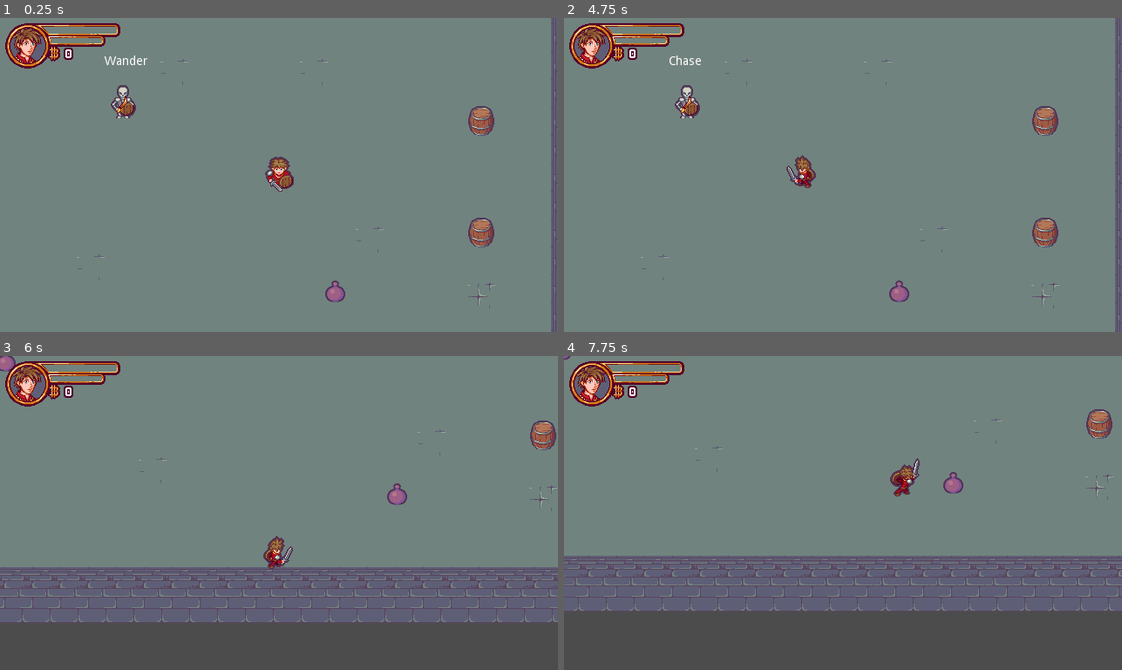
Above: before the commit, frames 1-4 (two rows, left to right).
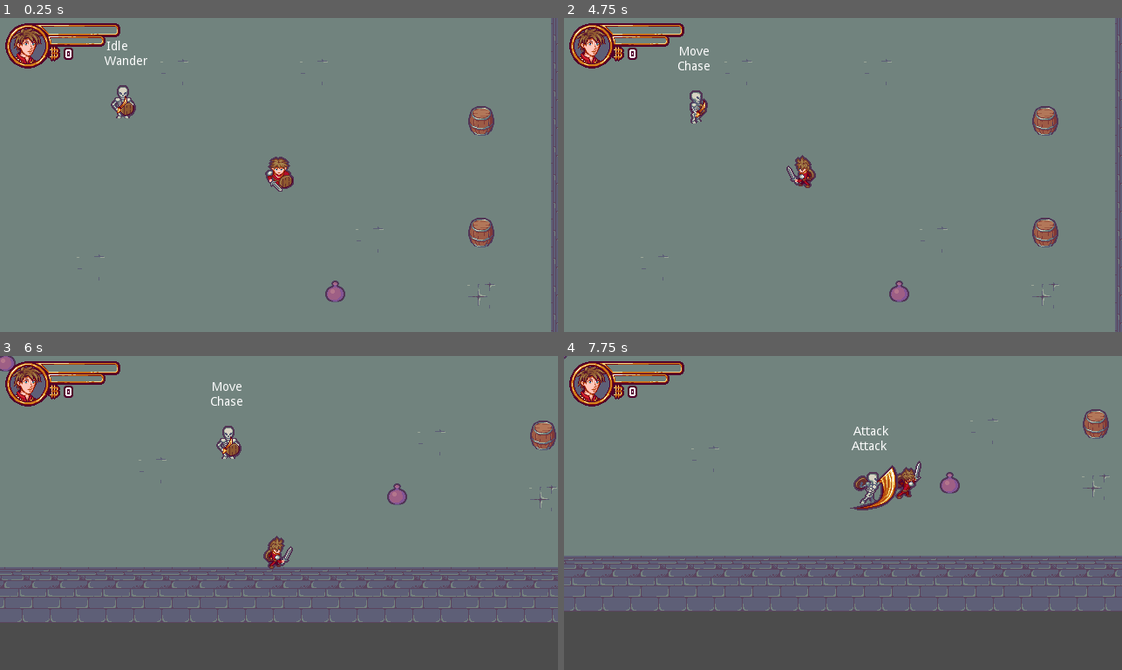
Above: after the commit, the same moments.

Repository: EvilYep/godot-rogue-like-tutorial
Game: Godot game, scene res://Scenes/Levels/Level.tscn
Same seed, same stepped clock (60 frames per second), same inputs: the game is played once before the commit and once after it. Sound files missing from this copy of the repository are replaced by a short silence.
Inputs:
- Up to frame 1 (0.25 s): no input
- Up to frame 2 (4.75 s): tap Enter (ui_accept) at 0.5, 0.77, 1.25, 1.52, 2, 2.75, 3.02, 3.5, 3.77, 4.25, 4.52 s; hold Right (ui_right) 0.53-1.28 s; hold Down (ui_down) 1.28-2.03 s; hold Right (ui_right) 2.03-2.78 s; hold Up (ui_up) 2.78-3.53 s; hold Left (ui_left) from 3.53 s (still down)
- Up to frame 3 (6 s): release Left (ui_left) at 5.03 s; hold Down (ui_down) 5.03-5.78 s; hold Right (ui_right) from 5.78 s (still down)
- Up to frame 4 (7.75 s): tap Enter (ui_accept) at 6.02, 6.77, 7.52 s; release Right (ui_right) at 6.53 s; hold Up (ui_up) 6.53-7.28 s; hold Right (ui_right) from 7.28 s (still down)

The runs differ from the first frame. In frame 1, less than 0.1% of the frame differs, in the area x 19-23%, y 7-11%; in frame 2, 0.6%; in frame 3, 0.4%; in frame 4, 4.6%, in the area x 0-100%, y 0-82%.

Commit message:
Oh My God It's Alive :dna:

Diff:
--- a/Scenes/Actors/Actor.gd
+++ b/Scenes/Actors/Actor.gd
@@ -13,7 +13,7 @@
 	"Down" : Vector2.DOWN
 }
 
-var speed : float = 300.0
+export var speed : float = 300.0
 var moving_direction := Vector2.ZERO setget set_moving_direction, get_moving_direction
 var facing_direction := Vector2.DOWN setget set_facing_direction, get_facing_direction
 signal facing_direction_changed
--- a/Scenes/Actors/Actor.tscn
+++ b/Scenes/Actors/Actor.tscn
@@ -40,7 +40,7 @@
 "_edit_lock_": true
 }
 
-[node name="StateMachine" type="Node" parent="."]
+[node name="StateMachine" type="Node2D" parent="."]
 script = ExtResource( 2 )
 
 [node name="Idle" type="Node" parent="StateMachine"]
--- /dev/null
+++ b/Scenes/Actors/Enemy/BehaviourStates/AttackState.gd
@@ -0,0 +1,12 @@
+extends State
+
+class_name AttackState
+
+onready var cooldown = $Cooldown
+
+func enter_state() -> void:
+	owner.state_machine.set_state("Attack")
+	cooldown.start()
+
+func is_cooldown_running() -> bool:
+	return !cooldown.is_stopped() && !cooldown.is_paused()
--- /dev/null
+++ b/Scenes/Actors/Enemy/BehaviourStates/ChaseState.gd
@@ -0,0 +1,9 @@
+extends State
+
+class_name ChaseState
+
+func enter_state() -> void:
+	owner.state_machine.set_state("Move")
+
+func update(_delta: float) -> void:
+	owner.update_move_path(owner.target.global_position)
--- /dev/null
+++ b/Scenes/Actors/Enemy/BehaviourStates/WanderState.gd
@@ -0,0 +1,8 @@
+extends State
+
+class_name WanderState
+
+func enter_state() -> void:
+	if owner.state_machine == null:
+		return
+	owner.state_machine.set_state("Idle")
--- a/Scenes/Actors/Enemy/Enemy.gd
+++ b/Scenes/Actors/Enemy/Enemy.gd
@@ -7,13 +7,13 @@
 onready var attack_area = $AttackArea
 
 var target : Node2D = null
+var path : Array = []
 
 var target_in_chase_area : bool = false setget set_target_in_chase_area
 var target_in_attack_area : bool = false setget set_target_in_attack_area
 
 signal target_in_chase_area_changed
 signal target_in_attack_area_changed
-
 
 #### ACCESSORS ####
 
@@ -44,12 +44,33 @@
 		target = null
 
 func _update_behaviour_state() ->void:
-	if target_in_attack_area:
+	if can_attack():
 		behaviour_tree.set_state("Attack")
 	elif target_in_chase_area:
 		behaviour_tree.set_state("Chase")
 	else:
 		behaviour_tree.set_state("Wander")
+
+func update_move_path(destination: Vector2) -> void:
+	path = [destination]
+
+func move_along_path(delta:float) -> void:
+	if path.empty():
+		return
+
+	var dir = global_position.direction_to(path[0])
+	var dist = global_position.distance_to(path[0])
+
+	set_moving_direction(dir)
+
+	if dist < speed * delta:
+		var __ = move_and_collide(dir * dist)
+		path.remove(0)
+	else:
+		var __= move_and_collide(dir * speed * delta)
+
+func can_attack() -> bool:
+	return !$BehaviourTree/Attack.is_cooldown_running() && target_in_attack_area
 
 #### SIGNAL RESPONSES ####
 
@@ -77,4 +98,18 @@
 
 func _on_target_in_attack_area_changed(_value: bool) -> void:
 	_update_target()
-	_update_behaviour_state()
+	if target_in_attack_area:
+		_update_behaviour_state()
+
+func _on_moving_direction_changed() -> void:
+	if abs(moving_direction.x) > abs(moving_direction.y):
+		set_facing_direction(Vector2(sign(moving_direction.x), 0))
+	else:
+		set_facing_direction(Vector2(0, sign(moving_direction.y)))
+
+func _on_StateMachine_state_changed(state) -> void:
+	if state_machine == null:
+		return
+
+	if state.name == "Idle" && state_machine.previous_state == $StateMachine/Attack :
+		_update_behaviour_state()
--- /dev/null
+++ b/Scenes/Actors/Enemy/Skeleton/EnemyMoveState.gd
@@ -0,0 +1,6 @@
+extends State
+
+class_name EnemyMoveState
+
+func update(delta: float) -> void:
+	owner.move_along_path(delta)
--- a/Scenes/Actors/Enemy/Skeleton/Skeleton.tscn
+++ b/Scenes/Actors/Enemy/Skeleton/Skeleton.tscn
@@ -1,10 +1,13 @@
-[gd_scene load_steps=10 format=2]
+[gd_scene load_steps=13 format=2]
 
 [ext_resource path="res://Scenes/Actors/Enemy/Enemy.tscn" type="PackedScene" id=1]
 [ext_resource path="res://Scenes/Actors/Enemy/Skeleton/SkeletonSpriteFrame.tres" type="SpriteFrames" id=2]
-[ext_resource path="res://StateMachine/State.gd" type="Script" id=3]
+[ext_resource path="res://Scenes/Actors/Enemy/BehaviourStates/AttackState.gd" type="Script" id=3]
 [ext_resource path="res://StateMachine/StateMachine.gd" type="Script" id=4]
 [ext_resource path="res://StateMachine/StateLabel.gd" type="Script" id=5]
+[ext_resource path="res://Scenes/Actors/Enemy/BehaviourStates/ChaseState.gd" type="Script" id=6]
+[ext_resource path="res://Scenes/Actors/Enemy/Skeleton/EnemyMoveState.gd" type="Script" id=7]
+[ext_resource path="res://Scenes/Actors/Enemy/BehaviourStates/WanderState.gd" type="Script" id=8]
 
 [sub_resource type="CircleShape2D" id=1]
 
@@ -16,6 +19,7 @@
 [sub_resource type="CircleShape2D" id=4]
 
 [node name="Skeleton" instance=ExtResource( 1 )]
+speed = 180.0
 
 [node name="AnimatedSprite" parent="." index="0"]
 frames = ExtResource( 2 )
@@ -27,17 +31,30 @@
 [node name="CollisionShape2D" parent="AttackHitBox" index="0"]
 shape = SubResource( 2 )
 
+[node name="Move" parent="StateMachine" index="1"]
+script = ExtResource( 7 )
+
+[node name="StateLabel" type="Label" parent="StateMachine" index="3"]
+margin_left = -19.0
+margin_top = -73.0
+margin_right = 21.0
+margin_bottom = -59.0
+script = ExtResource( 5 )
+
 [node name="BehaviourTree" type="Node2D" parent="." index="4"]
 script = ExtResource( 4 )
 
 [node name="Wander" type="Node" parent="BehaviourTree" index="0"]
-script = ExtResource( 3 )
+script = ExtResource( 8 )
 
 [node name="Chase" type="Node" parent="BehaviourTree" index="1"]
-script = ExtResource( 3 )
+script = ExtResource( 6 )
 
 [node name="Attack" type="Node" parent="BehaviourTree" index="2"]
 script = ExtResource( 3 )
+
+[node name="Cooldown" type="Timer" parent="BehaviourTree/Attack" index="0"]
+one_shot = true
 
 [node name="StateLabel" type="Label" parent="BehaviourTree" index="3"]
 margin_left = -21.0
@@ -53,3 +70,5 @@
 [node name="CollisionShape2D" parent="AttackArea" index="0"]
 scale = Vector2( 2.76, 2.76 )
 shape = SubResource( 4 )
+
+[connection signal="state_changed" from="StateMachine" to="." method="_on_StateMachine_state_changed"]
--- a/Scenes/InteractiveObjects/Chest/Chest.tscn
+++ b/Scenes/InteractiveObjects/Chest/Chest.tscn
@@ -61,7 +61,7 @@
 "_edit_lock_": true
 }
 
-[node name="StateMachine" type="Node" parent="."]
+[node name="StateMachine" type="Node2D" parent="."]
 script = ExtResource( 4 )
 
 [node name="Idle" type="Node" parent="StateMachine"]
--- a/Scenes/InteractiveObjects/Coin/Coin.tscn
+++ b/Scenes/InteractiveObjects/Coin/Coin.tscn
@@ -205,7 +205,7 @@
 [node name="AnimationPlayer" type="AnimationPlayer" parent="."]
 anims/Wave = SubResource( 25 )
 
-[node name="StateMachine" type="Node" parent="."]
+[node name="StateMachine" type="Node2D" parent="."]
 script = ExtResource( 6 )
 
 [node name="Spawn" type="Node" parent="StateMachine"]
--- a/Scenes/InteractiveObjects/Jar/Jar.tscn
+++ b/Scenes/InteractiveObjects/Jar/Jar.tscn
@@ -64,7 +64,7 @@
 "_edit_lock_": true
 }
 
-[node name="StateMachine" type="Node" parent="."]
+[node name="StateMachine" type="Node2D" parent="."]
 script = ExtResource( 4 )
 
 [node name="Idle" type="Node" parent="StateMachine"]
--- a/StateMachine/StateLabel.gd
+++ b/StateMachine/StateLabel.gd
@@ -1,4 +1,6 @@
 extends Label
+
+class_name StateLabel
 
 func _ready() -> void:
 	yield(get_parent(), "ready")
--- a/StateMachine/StateMachine.gd
+++ b/StateMachine/StateMachine.gd
@@ -1,4 +1,4 @@
-extends Node
+extends Node2D
 
 class_name StateMachine
 
--- a/project.godot
+++ b/project.godot
@@ -19,6 +19,16 @@
 "language": "GDScript",
 "path": "res://Scenes/Actors/States/ActorMoveState.gd"
 }, {
+"base": "State",
+"class": "AttackState",
+"language": "GDScript",
+"path": "res://Scenes/Actors/Enemy/BehaviourStates/AttackState.gd"
+}, {
+"base": "State",
+"class": "ChaseState",
+"language": "GDScript",
+"path": "res://Scenes/Actors/Enemy/BehaviourStates/ChaseState.gd"
+}, {
 "base": "Node2D",
 "class": "Coin",
 "language": "GDScript",
@@ -39,6 +49,11 @@
 "language": "GDScript",
 "path": "res://Scenes/Actors/Enemy/Enemy.gd"
 }, {
+"base": "State",
+"class": "EnemyMoveState",
+"language": "GDScript",
+"path": "res://Scenes/Actors/Enemy/Skeleton/EnemyMoveState.gd"
+}, {
 "base": "Actor",
 "class": "Player",
 "language": "GDScript",
@@ -49,21 +64,36 @@
 "language": "GDScript",
 "path": "res://StateMachine/State.gd"
 }, {
-"base": "Node",
+"base": "Label",
+"class": "StateLabel",
+"language": "GDScript",
+"path": "res://StateMachine/StateLabel.gd"
+}, {
+"base": "Node2D",
 "class": "StateMachine",
 "language": "GDScript",
 "path": "res://StateMachine/StateMachine.gd"
+}, {
+"base": "State",
+"class": "WanderState",
+"language": "GDScript",
+"path": "res://Scenes/Actors/Enemy/BehaviourStates/WanderState.gd"
 } ]
 _global_script_class_icons={
 "Actor": "",
 "ActorMoveState": "",
+"AttackState": "",
+"ChaseState": "",
 "Coin": "",
 "CollectableFollowState": "",
 "CollectableSpawnState": "",
 "Enemy": "",
+"EnemyMoveState": "",
 "Player": "",
 "State": "",
-"StateMachine": ""
+"StateLabel": "",
+"StateMachine": "",
+"WanderState": ""
 }
 
 [application]
